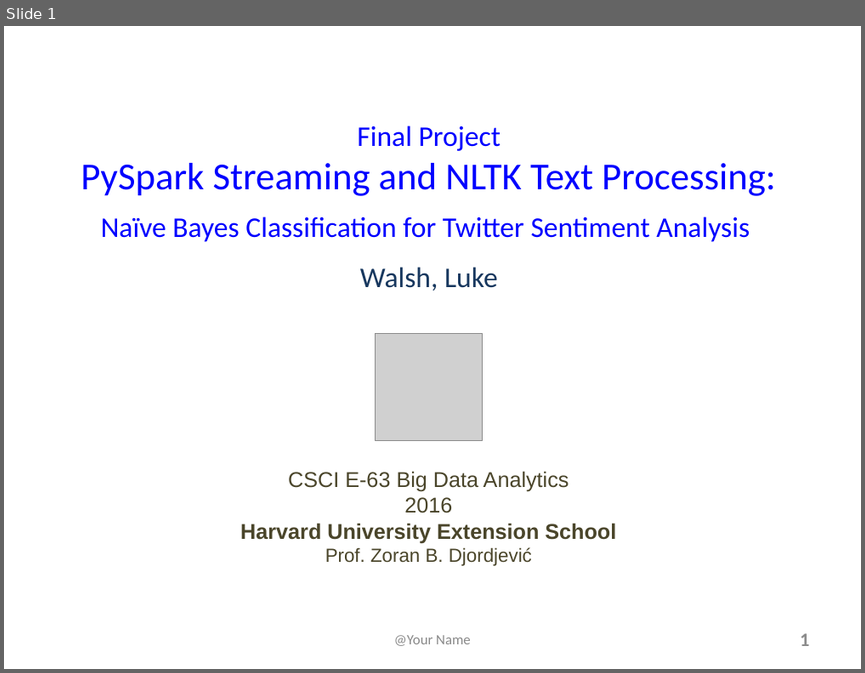
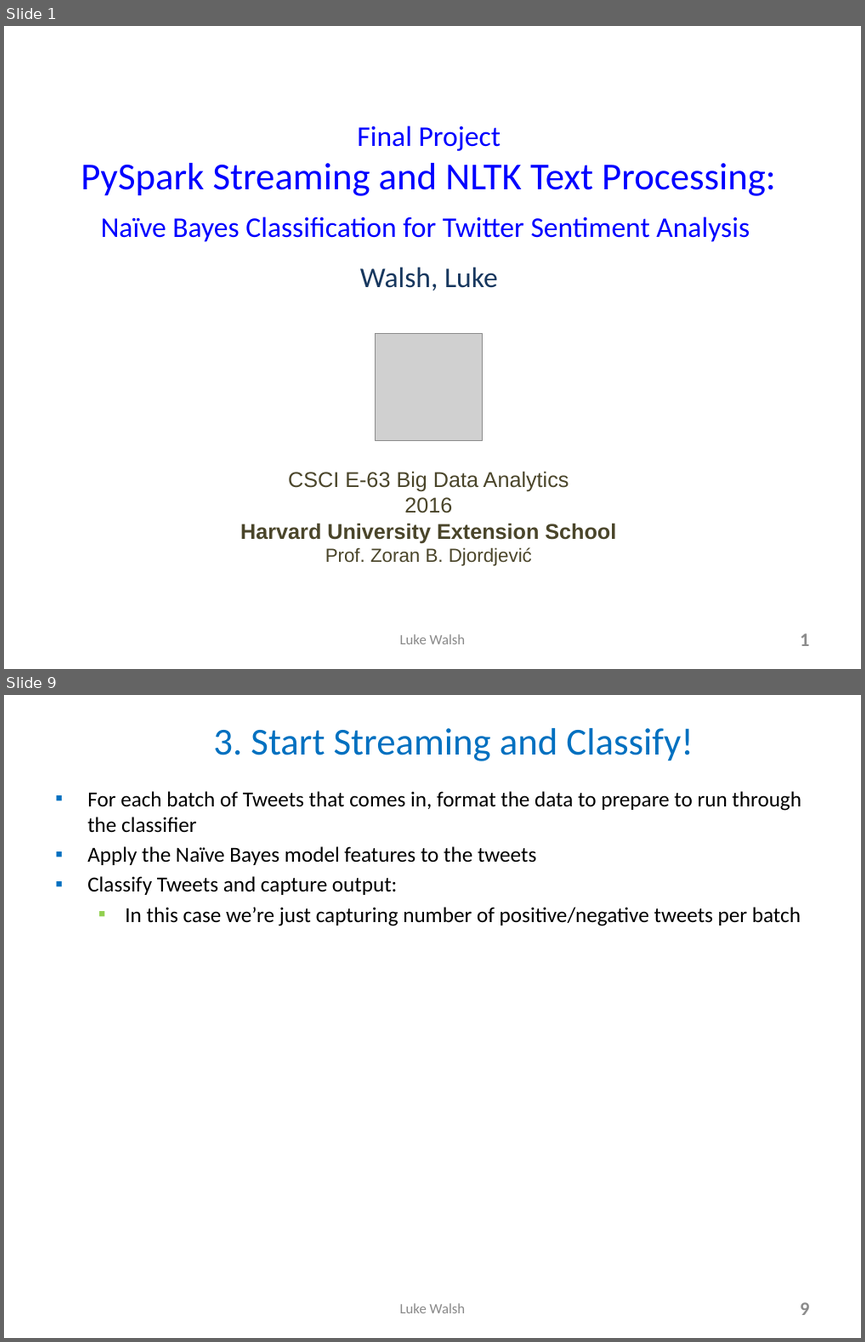
Before and after one commit to lukewalshct/Twitter_Sentiment, a slide deck: LWalsh_FinalProjectSlides.pptx. Shown one above the other, each under a label of ours: slide 1 before the commit, slides 1 and 9 after it; the slides between them are not shown. The pictures are 865x673 and 865x1342 pixels, drawn with LibreOffice and Linux fonts; fonts in the diff are those of the drawing; grey boxes stand for pictures. Boxes give left, top, right and bottom in pixels: in the first picture for what was removed or moved away, otherwise in the second. Text is boxed around its words. In the diff, an @@ line names an element or a change of style, - is before the commit and + after.

```diff
--- a/LWalsh_FinalProjectSlides.pptx
+++ b/LWalsh_FinalProjectSlides.pptx
@@ slide 9 added at (x1=4, y1=695, x2=861, y2=1338), background #FFFFFF @@
@@ title added at (x1=213, y1=728, x2=693, y2=761), 32 pt, text #0070C0 @@
+  3. Start Streaming and Classify!
@@ text added at (x1=87, y1=791, x2=801, y2=926), 18 pt, text #000000 @@
+▪ For each batch of Tweets that comes in, format the data to prepare to run through the classifier
+▪ Apply the Naïve Bayes model features to the tweets
+▪ Classify Tweets and capture output:
+  ▪ In this case we’re just capturing number of positive/negative tweets per batch
@@ text added at (x1=400, y1=1303, x2=466, y2=1313), 12 pt, text #898989 @@
+Luke Walsh
@@ page number added at (x1=800, y1=1302, x2=809, y2=1315), 16 pt, text #8C8C8C, bold @@
+9
@@ slide 1 changed as well @@
@@ text at (x1=400, y1=634, x2=466, y2=644): text changed @@
-@Your Name
+Luke Walsh
```
Also in this commit, not shown: 2 other slides changed, 8 other slides added, 2 other files.
